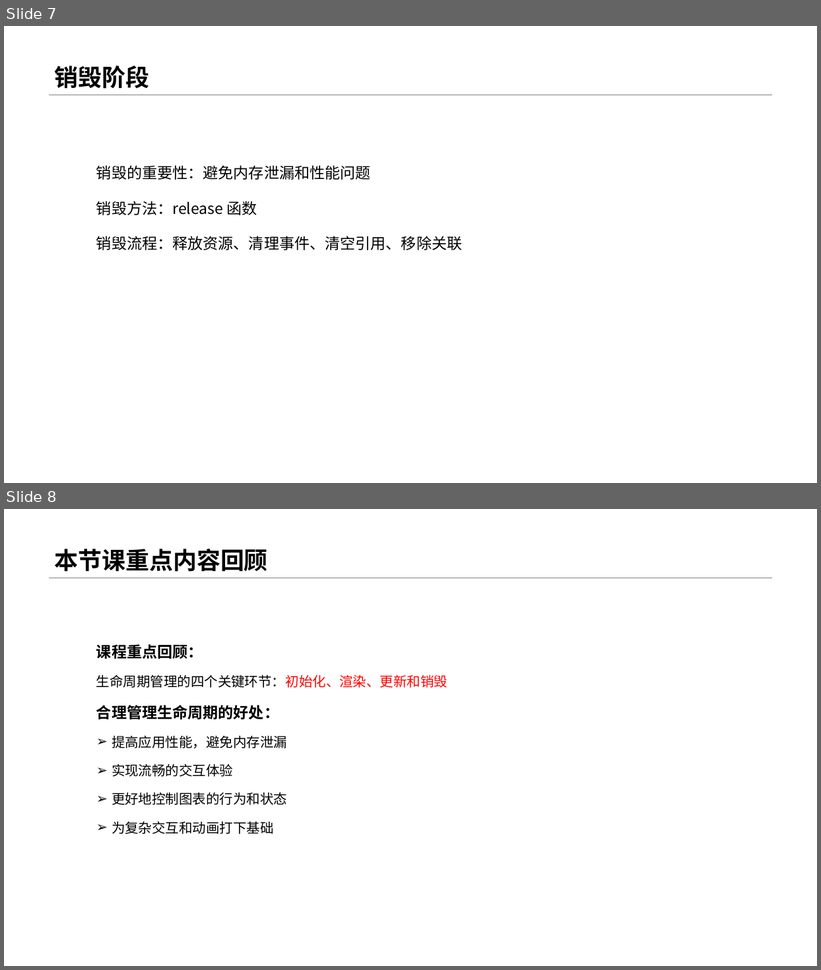
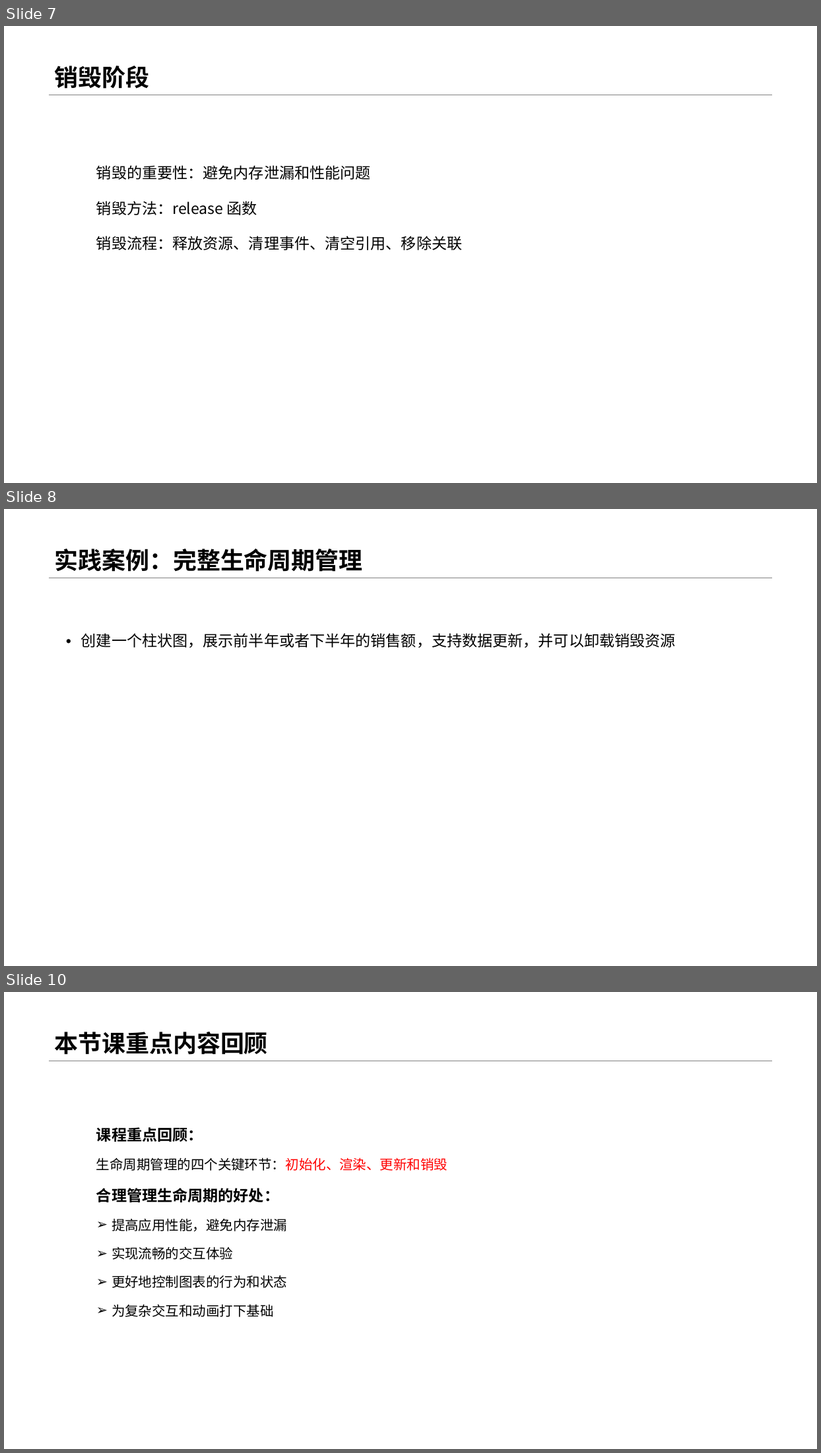
Before and after one commit to menglin1997/vchartCourse, a slide deck: code/Chapter 1 - Basics for Beginners/04-Life cycle/04 - 生命周期.pptx. Shown one above the other, each under a label of ours: slides 7 and 8 before the commit, slides 7, 8 and 10 after it; the slides between them are not shown. The pictures are 821x970 and 821x1453 pixels, drawn with LibreOffice and Linux fonts; fonts in the diff are those of the drawing. Boxes give left, top, right and bottom in pixels: in the first picture for what was removed or moved away, otherwise in the second. Text is boxed around its words. In the diff, an @@ line names an element or a change of style, - is before the commit and + after.

```diff
--- a/code/Chapter 1 - Basics for Beginners/04-Life cycle/04 - 生命周期.pptx
+++ b/code/Chapter 1 - Basics for Beginners/04-Life cycle/04 - 生命周期.pptx
@@ slide 8 added at (4, 509, 817, 966), background #FFFFFF; not listed: 1 template element that a slide beside it also shows @@
@@ title added at (55, 549, 363, 572), 28 pt, text #000000, bold @@
+实践案例：完整生命周期管理
@@ text added at (81, 633, 676, 648), 18 pt, text #000000 @@
+• 创建一个柱状图，展示前半年或者下半年的销售额，支持数据更新，并可以卸载销毁资源
@@ what was slide 8 is now slide 10 @@
```
Also in this commit, not shown: 1 other slide added, 6 other files.
